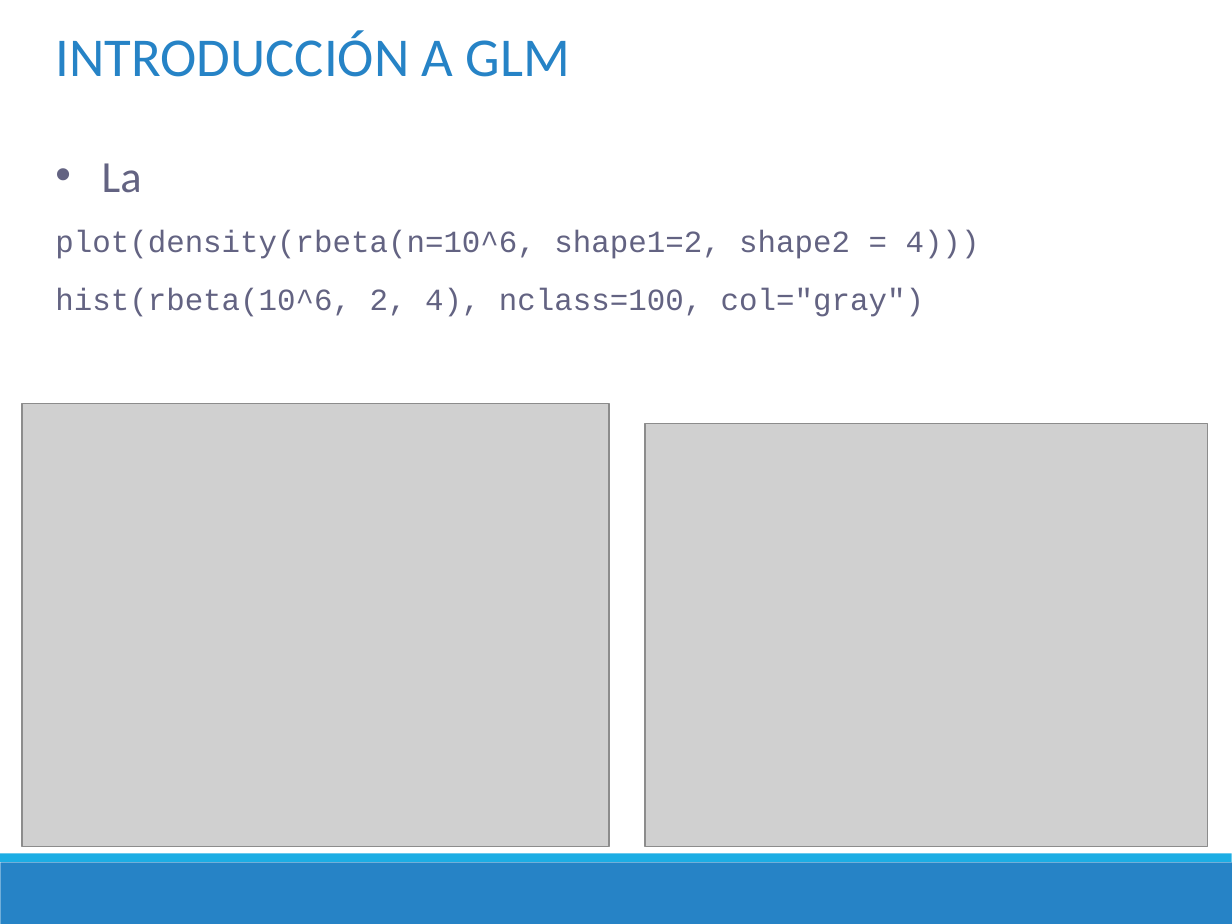
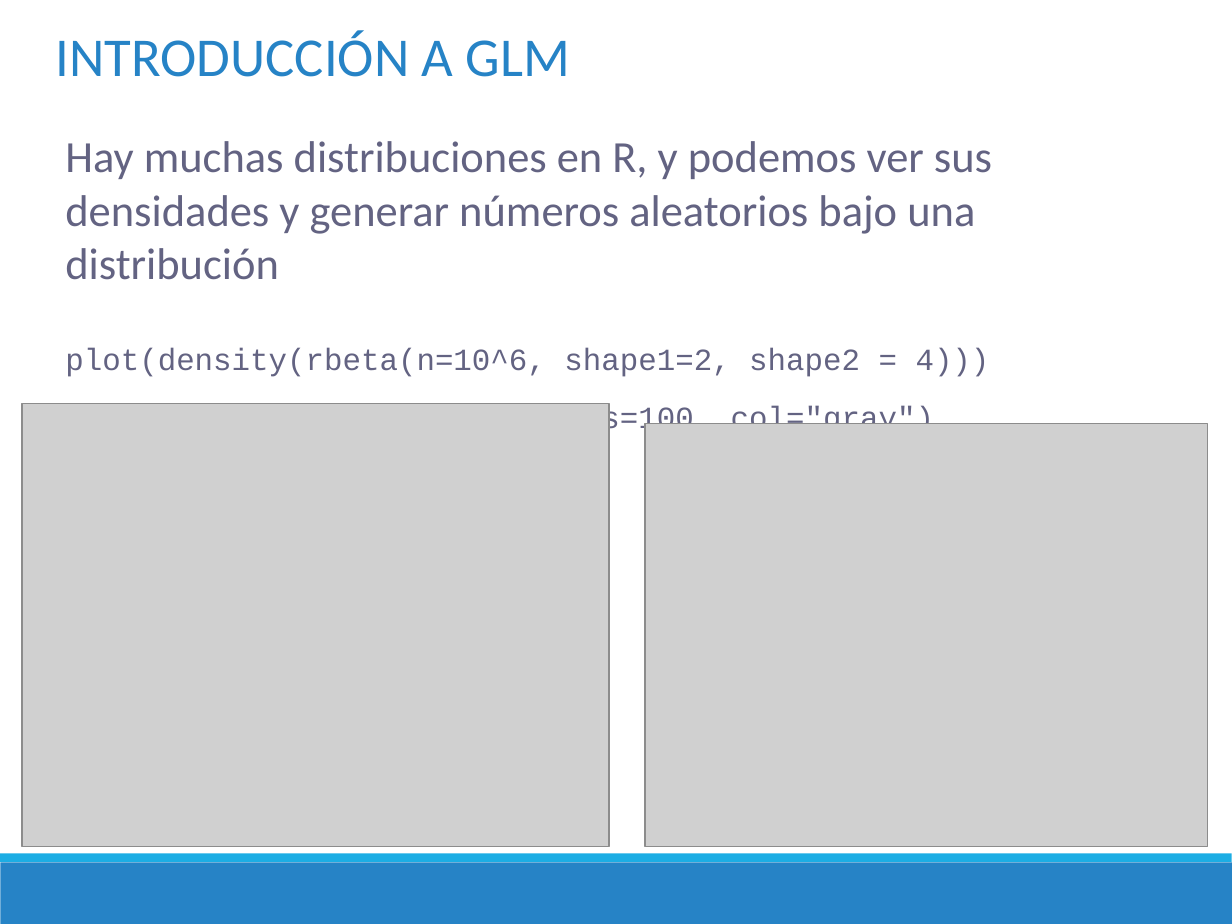
Before and after one commit to DrIgoA/Curso-Ocupacion23, a slide deck: slide 4 of ppt/Modulo 4_Ocupacion2023.pptx. Drawn at 1232x924 pixels with LibreOffice and Linux fonts; fonts in the diff are those of the drawing; grey boxes stand for pictures. Boxes give left, top, right and bottom in pixels: in the first picture for what was removed or moved away, otherwise in the second. Text is boxed around its words. In the diff, an @@ line names an element or a change of style, - is before the commit and + after.

```diff
--- a/ppt/Modulo 4_Ocupacion2023.pptx
+++ b/ppt/Modulo 4_Ocupacion2023.pptx
@@ text "Hay muchas distribuciones en R, ...": place and size @@
-text "Hay muchas distribuciones en R, ..." at <box>55,163,980,317</box>
+text "Hay muchas distribuciones en R, ..." at <box>65,141,992,438</box>
@@ text at <box>65,141,992,280</box>: text changed @@
-• La
+Hay muchas distribuciones en R, y podemos ver sus densidades y generar números aleatorios bajo una distribución
```
Also in this commit, not shown: 1 other slide changed, 7 slides added, 2 other files.
